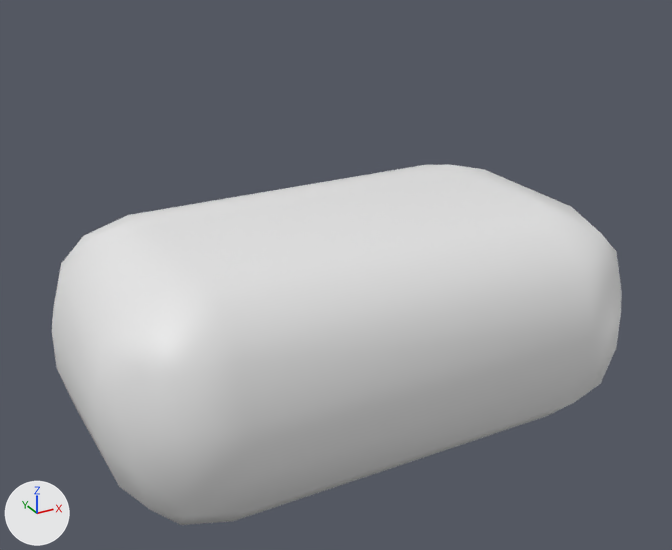
The OBJ model sandbox/assets/generated/models/sandbag_stack__bag_0_0.obj: old version first, new version second.
One viewpoint serves both versions: a 50 mm lens placed at (-0.518, -0.923, 0.668), pointed at (-0.014, -0.007, 0.21). The lights are fixed; the arrows at lower left show +X, +Y and +Z. The first picture is the older version. Where no turn or scale is listed for an object, it has been applied to the vertices.

Names of what the first picture shows: 'sandbag_stack__bag_0_0'.
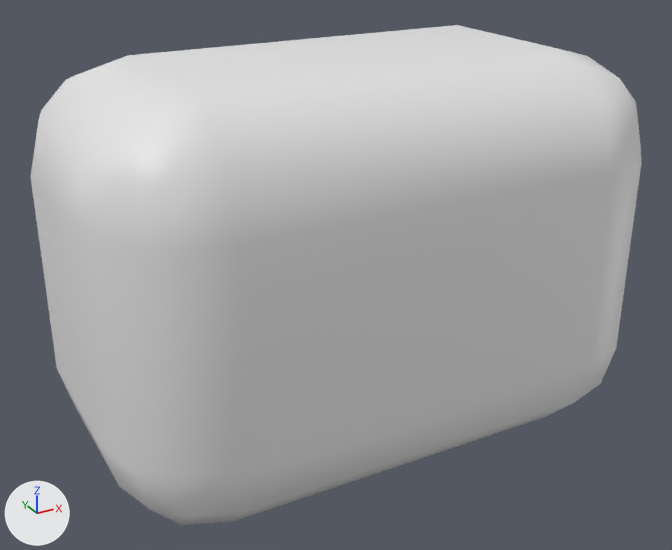
Changed parts and their boxes (x1, y1, x2, y2) in the pictures (672 x 550 px; the box of a moved part takes in the faces that stretch with it):
```json
{"object": "sandbag_stack__bag_0_0", "change": "reshaped", "before": [52, 165, 622, 525], "after": [30, 25, 641, 525], "on screen": "7% wider, 39% taller"}
{"part": 1, "of": "me_sandbag_stack__bag_0_0", "change": "moved or reshaped", "before": [52, 165, 622, 450], "after": [30, 25, 641, 450]}
```

Edits to the scene script, one JSON object a line:
```json
{"block": "me_sandbag_stack__bag_0_0", "where": "# used by ob_sandbag_stack__bag_0_0; location = (0.0, 0.0, 0.0)"}
{"op": "remove", "block": "me_sandbag_stack__bag_0_0", "code": "me_sandbag_stack__bag_0_0.from_pydata(...)  # 96 vertices, 188 faces; spans x -0.34..0.34, y -0.21..0.21, z 0.0..0.29"}
{"op": "add", "block": "me_sandbag_stack__bag_0_0", "code": "me_sandbag_stack__bag_0_0.from_pydata(...)  # 96 vertices, 188 faces; spans x -0.34..0.34, y -0.21..0.21, z 0.0..0.479"}
{"block": "me_sandbag_stack__bag_0_0", "change": "me_sandbag_stack__bag_0_0 part 1: all 48 vertices in x -0.34..0.34, y -0.21..0.21, z 0.17..0.29 are moved by (0.0, 0.0, 0.188)"}
```
